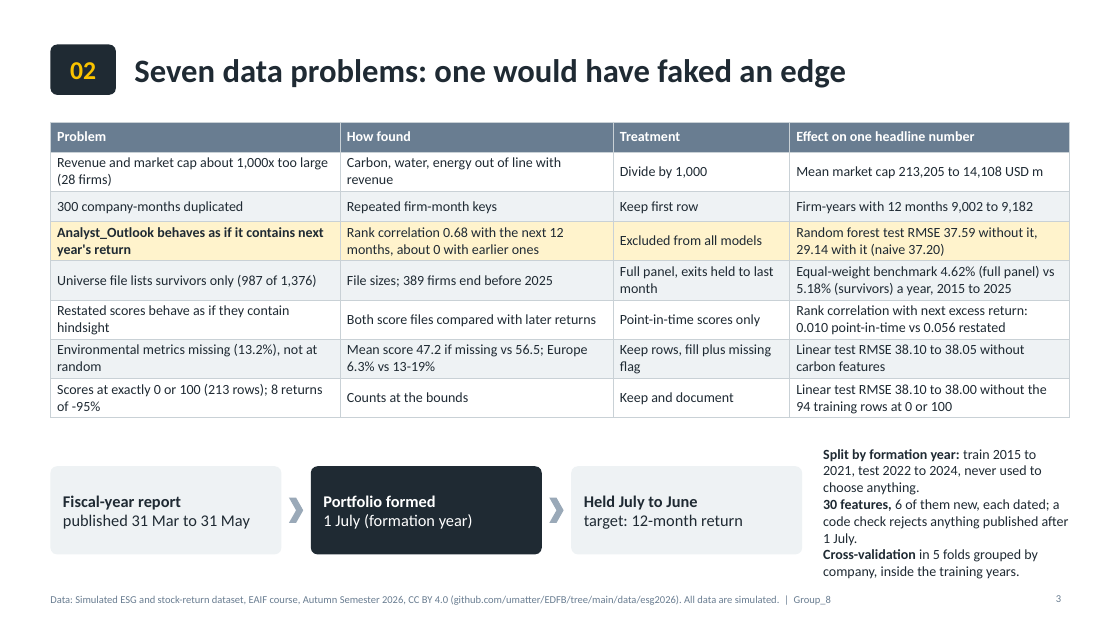
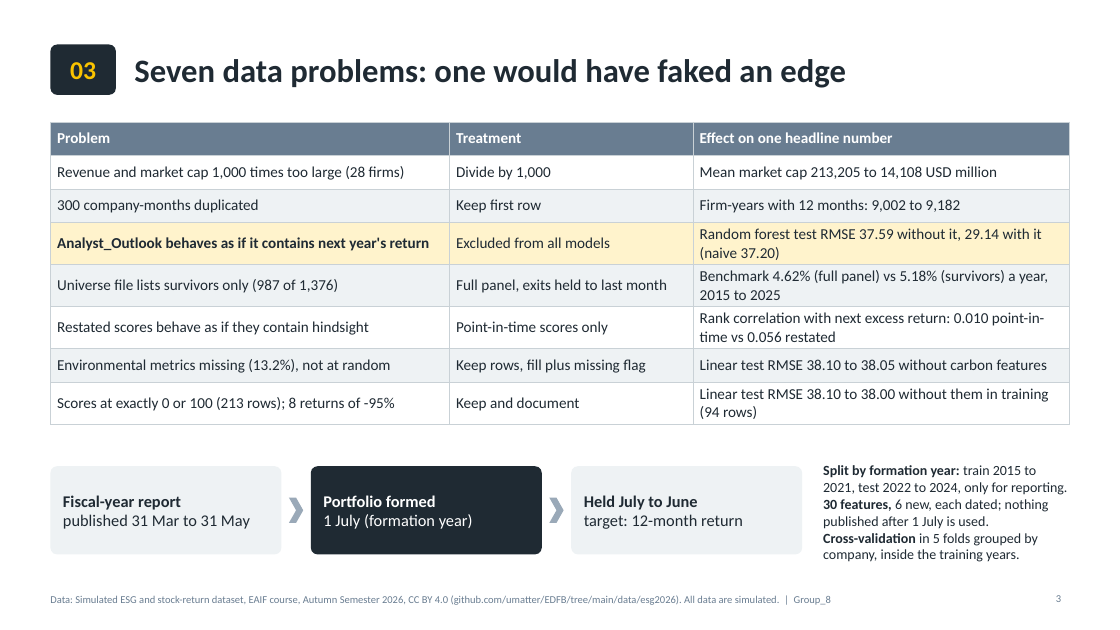
Before and after one commit to FBE5d5wqfds/EAIF-, a slide deck: slide 3 of group_project_AS2026/presentation/Group_8_slides.pptx. Drawn at 1120x630 pixels with LibreOffice and Linux fonts; fonts in the diff are those of the drawing; background and template pictures are left out. Boxes give left, top, right and bottom in pixels: in the first picture for what was removed or moved away, otherwise in the second. Text is boxed around its words. In the diff, an @@ line names an element or a change of style, - is before the commit and + after.

```diff
--- a/group_project_AS2026/presentation/Group_8_slides.pptx
+++ b/group_project_AS2026/presentation/Group_8_slides.pptx
@@ text at (70,62,96,79): text changed @@
-02
+03
@@ table at (50,122,1070,423) @@
-column 1: Problem | Revenue and market cap about 1,000x too large (28 firms) | 300 company-months duplicated | Analyst_Outlook behaves as if it contains next year's return | Universe file lists survivors only (987 of 1,376) | Restated scores behave as if they contain hindsight | Environmental metrics missing (13.2%), not at random | Scores at exactly 0 or 100 (213 rows); 8 returns of -95%
-column 2: How found | Carbon, water, energy out of line with revenue | Repeated firm-month keys | Rank correlation 0.68 with the next 12 months, about 0 with earlier ones | File sizes; 389 firms end before 2025 | Both score files compared with later returns | Mean score 47.2 if missing vs 56.5; Europe 6.3% vs 13-19% | Counts at the bounds
+column 1: Problem | Revenue and market cap 1,000 times too large (28 firms) | 300 company-months duplicated | Analyst_Outlook behaves as if it contains next year's return | Universe file lists survivors only (987 of 1,376) | Restated scores behave as if they contain hindsight | Environmental metrics missing (13.2%), not at random | Scores at exactly 0 or 100 (213 rows); 8 returns of -95%
-column 4: Effect on one headline number | Mean market cap 213,205 to 14,108 USD m | Firm-years with 12 months 9,002 to 9,182 | Random forest test RMSE 37.59 without it, 29.14 with it (naive 37.20) | Equal-weight benchmark 4.62% (full panel) vs 5.18% (survivors) a year, 2015 to 2025 | Rank correlation with next excess return: 0.010 point-in-time vs 0.056 restated | Linear test RMSE 38.10 to 38.05 without carbon features | Linear test RMSE 38.10 to 38.00 without the 94 training rows at 0 or 100
+column 3: Effect on one headline number | Mean market cap 213,205 to 14,108 USD million | Firm-years with 12 months: 9,002 to 9,182 | Random forest test RMSE 37.59 without it, 29.14 with it (naive 37.20) | Benchmark 4.62% (full panel) vs 5.18% (survivors) a year, 2015 to 2025 | Rank correlation with next excess return: 0.010 point-in-time vs 0.056 restated | Linear test RMSE 38.10 to 38.05 without carbon features | Linear test RMSE 38.10 to 38.00 without them in training (94 rows)
@@ text at (823,465,1067,529): text changed @@
-Split by formation year: train 2015 to 2021, test 2022 to 2024, never used to choose anything.
-30 features, 6 of them new, each dated; a code check rejects anything published after 1 July.
+Split by formation year: train 2015 to 2021, test 2022 to 2024, only for reporting.
+30 features, 6 new, each dated; nothing published after 1 July is used.
```
Also in this commit, not shown: 6 other slides changed, 7 other files.
